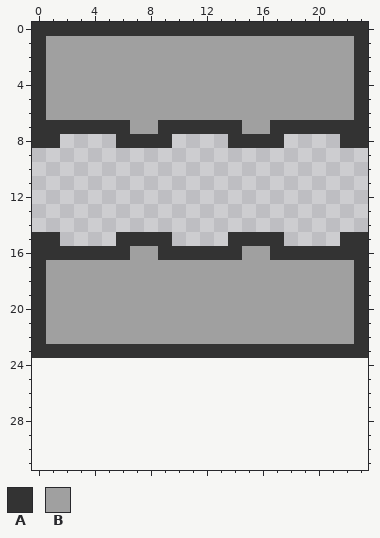
Pixel-art sprite: objects/wired/energy/batterycharger/batterycharger.png. The first picture shows the starting point.
The file is 24x24 pixels. The old version is drawn lined up with the new one, on the new canvas.
Palette (. is transparent): A #333333  B #a0a0a0
Pixels before, first column x 0:
 0 AAAAAAAAAAAAAAAAAAAAAAAA
 1 ABBBBBBBBBBBBBBBBBBBBBBA
 2 ABBBBBBBBBBBBBBBBBBBBBBA
 3 ABBBBBBBBBBBBBBBBBBBBBBA
 4 ABBBBBBBBBBBBBBBBBBBBBBA
 5 ABBBBBBBBBBBBBBBBBBBBBBA
 6 ABBBBBBBBBBBBBBBBBBBBBBA
 7 AAAAAAABBAAAAAABBAAAAAAA
 8 AA....AAAA....AAAA....AA
 9 ........................
10 ........................
11 ........................
12 ........................
13 ........................
14 ........................
15 AA....AAAA....AAAA....AA
16 AAAAAAABBAAAAAABBAAAAAAA
17 ABBBBBBBBBBBBBBBBBBBBBBA
18 ABBBBBBBBBBBBBBBBBBBBBBA
19 ABBBBBBBBBBBBBBBBBBBBBBA
20 ABBBBBBBBBBBBBBBBBBBBBBA
21 ABBBBBBBBBBBBBBBBBBBBBBA
22 ABBBBBBBBBBBBBBBBBBBBBBA
23 AAAAAAAAAAAAAAAAAAAAAAAA
After the commit:
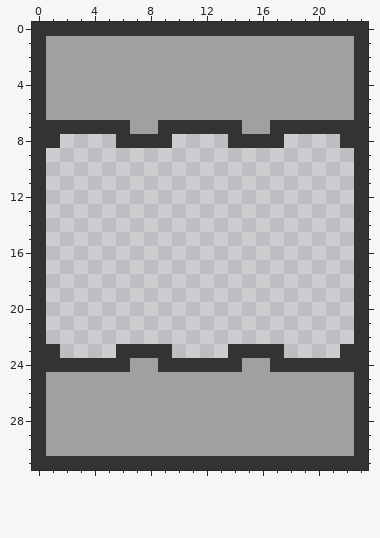
Difference:
canvas 24x24 -> 24x32
Changed rows in their new state; - is an unchanged pixel.
first column x 0:
 9 A----------------------A
10 A----------------------A
11 A----------------------A
12 A----------------------A
13 A----------------------A
14 A----------------------A
15 -.----....----....----.-
16 -......................-
17 -......................-
18 -......................-
19 -......................-
20 -......................-
21 -......................-
22 -......................-
23 --....----....----....--
24 AAAAAAABBAAAAAABBAAAAAAA
25 ABBBBBBBBBBBBBBBBBBBBBBA
26 ABBBBBBBBBBBBBBBBBBBBBBA
27 ABBBBBBBBBBBBBBBBBBBBBBA
28 ABBBBBBBBBBBBBBBBBBBBBBA
29 ABBBBBBBBBBBBBBBBBBBBBBA
30 ABBBBBBBBBBBBBBBBBBBBBBA
31 AAAAAAAAAAAAAAAAAAAAAAAA
Changed places in both pictures, as pixel boxes (x1, y1, x2, y2):
changed: (32, 148, 368, 470)
